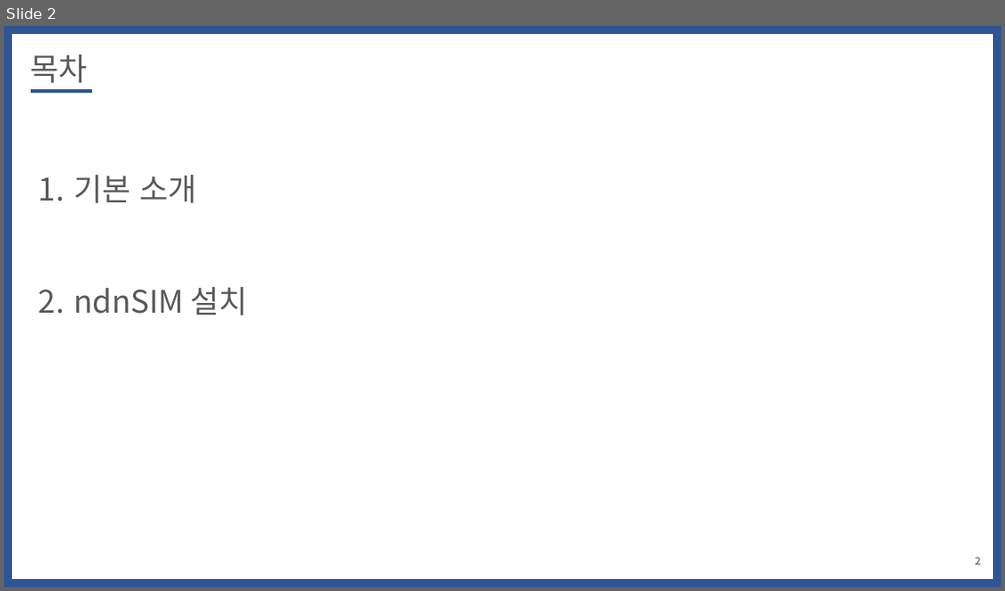
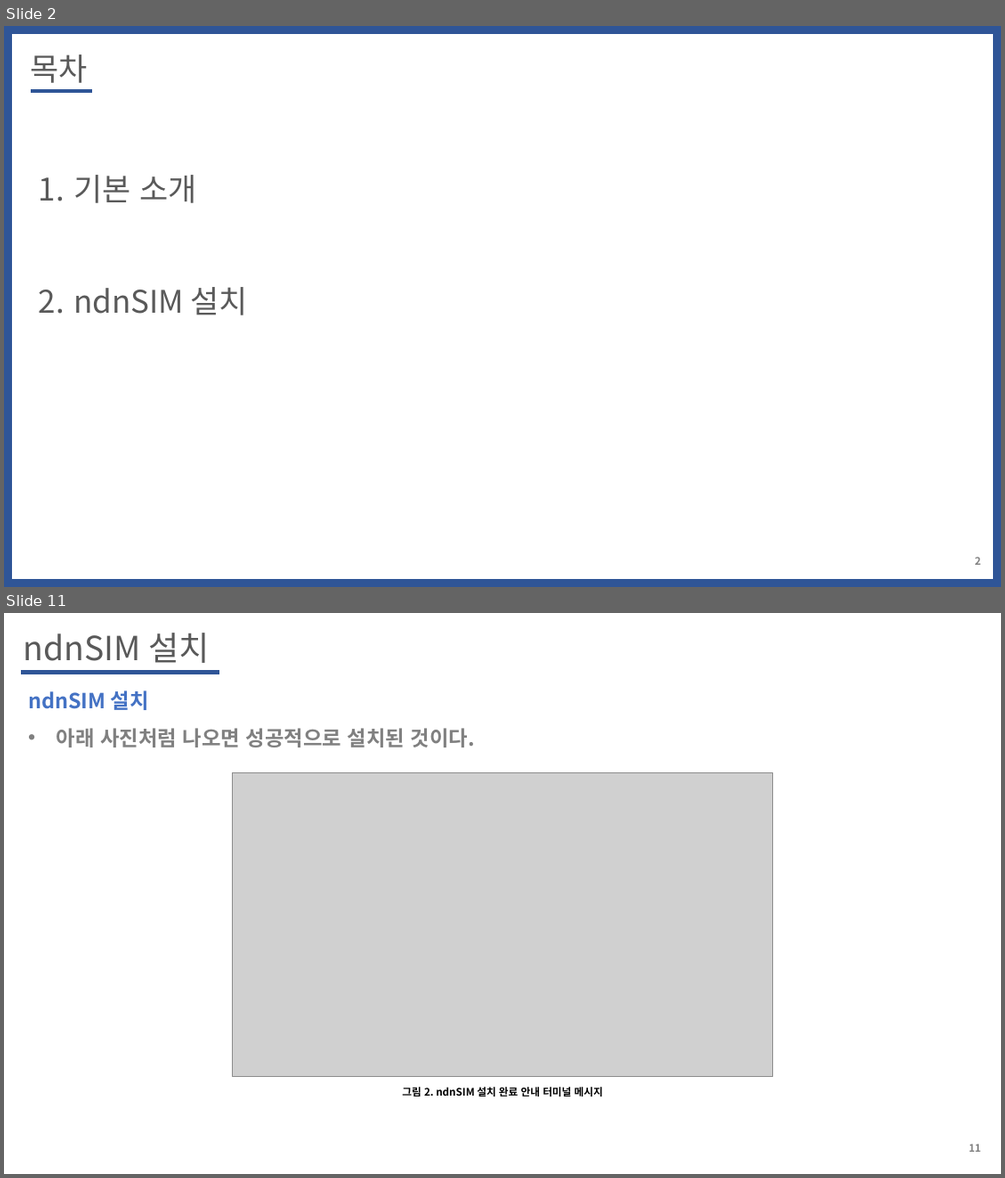
Before and after one commit to WoogiBoogi1129/ICN-NDN, a slide deck: Named-Data-Net/PPT/NDN_Tutorial_ndnSIM_Install.pptx. Shown one above the other, each under a label of ours: slide 2 before the commit, slides 2 and 11 after it; the slides between them are not shown. The pictures are 1005x591 and 1005x1178 pixels, drawn with LibreOffice and Linux fonts; fonts in the diff are those of the drawing; grey boxes stand for pictures. Boxes give left, top, right and bottom in pixels: in the first picture for what was removed or moved away, otherwise in the second. Text is boxed around its words. In the diff, an @@ line names an element or a change of style, - is before the commit and + after.

```diff
--- a/Named-Data-Net/PPT/NDN_Tutorial_ndnSIM_Install.pptx
+++ b/Named-Data-Net/PPT/NDN_Tutorial_ndnSIM_Install.pptx
@@ slide 11 added at box(4, 613, 1001, 1174), background #FFFFFF @@
@@ text added at box(23, 633, 210, 663), 32 pt, text #595959 @@
+ndnSIM 설치
@@ line added from (21, 672) to (219, 672), #2F5597 4.5 pt @@
@@ text added at box(28, 690, 475, 747), 20 pt, text #808080, bold @@
+ndnSIM 설치
+• 아래 사진처럼 나오면 성공적으로 설치된 것이다.
@@ picture added at box(232, 773, 773, 1076) @@
@@ text added at box(402, 1086, 603, 1096), 10 pt, text #000000, bold @@
+그림 2. ndnSIM 설치 완료 안내 터미널 메시지
@@ page number added at box(969, 1143, 981, 1151), 10 pt, text #808080, bold @@
+11
```
Also in this commit, not shown: 2 slides changed, 7 other slides added, 10 slides removed, 1 other file.
